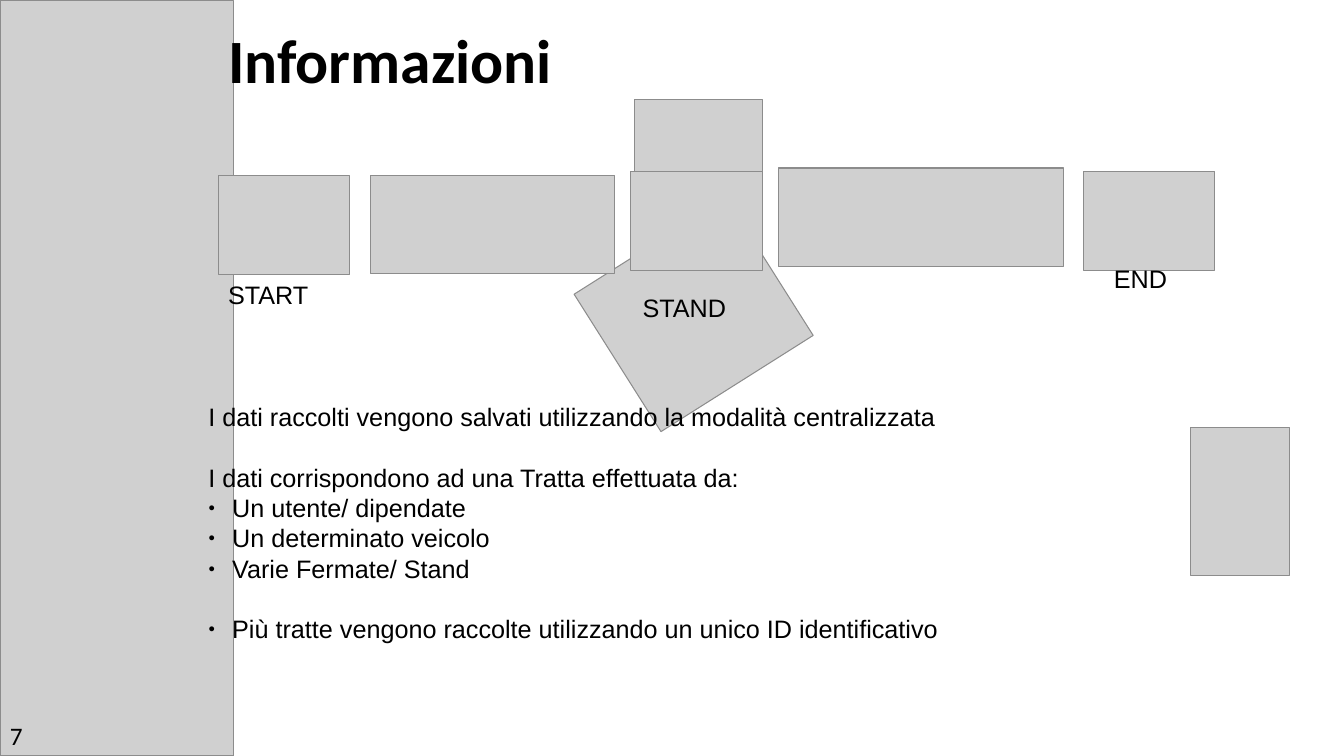
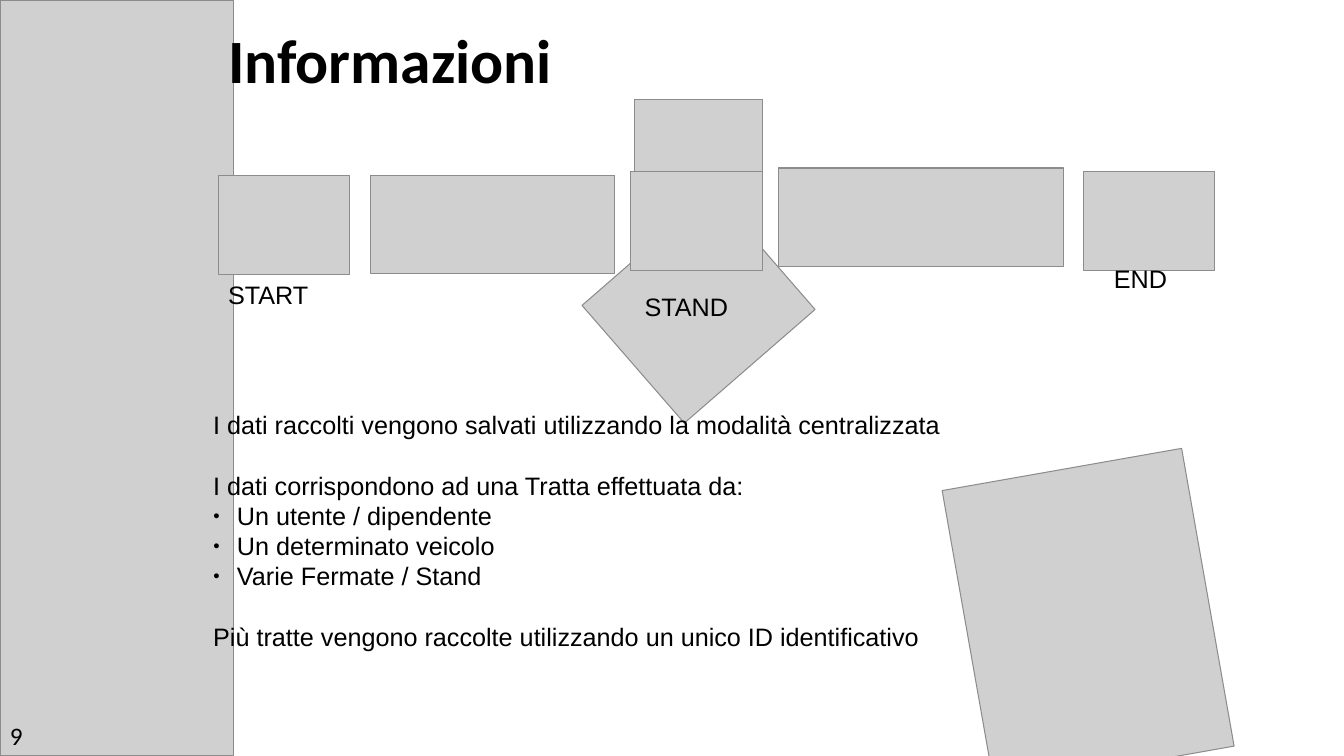
Before and after one commit to MrSecret35/Tesi_Triennale_Blockchain, a slide deck: slide 9 of presentazione_laurea/Presentazione_Laurea.pptx (slide 7 before the commit). Drawn at 1344x756 pixels with LibreOffice and Linux fonts; fonts in the diff are those of the drawing; grey boxes stand for pictures. Boxes give left, top, right and bottom in pixels: in the first picture for what was removed or moved away, otherwise in the second. Text is boxed around its words. In the diff, an @@ line names an element or a change of style, - is before the commit and + after.

```diff
--- a/presentazione_laurea/Presentazione_Laurea.pptx
+++ b/presentazione_laurea/Presentazione_Laurea.pptx
@@ picture at [582, 192, 815, 424]: rotation 147 to 319 degrees @@
@@ text "I dati raccolti vengono salvati ...": place and size @@
-text "I dati raccolti vengono salvati ..." at [208, 406, 938, 644]
+text "I dati raccolti vengono salvati ..." at [213, 414, 939, 652]
@@ picture added at [943, 449, 1235, 756] @@
@@ picture removed at [1191, 427, 1290, 576] @@
@@ text at [237, 506, 492, 531]: text changed @@
-● Un utente/ dipendate
+● Un utente / dipendente
@@ text at [237, 566, 482, 586]: spaces changed @@
-● Varie Fermate/ Stand
+● Varie Fermate / Stand
@@ text at [213, 626, 919, 652]: bullet ● to none @@
@@ text at [10, 728, 23, 745]: text changed @@
-7
+9
```
Also in this commit, not shown: 7 other slides changed, 10 slides added, 1 slide removed, 9 other files.
